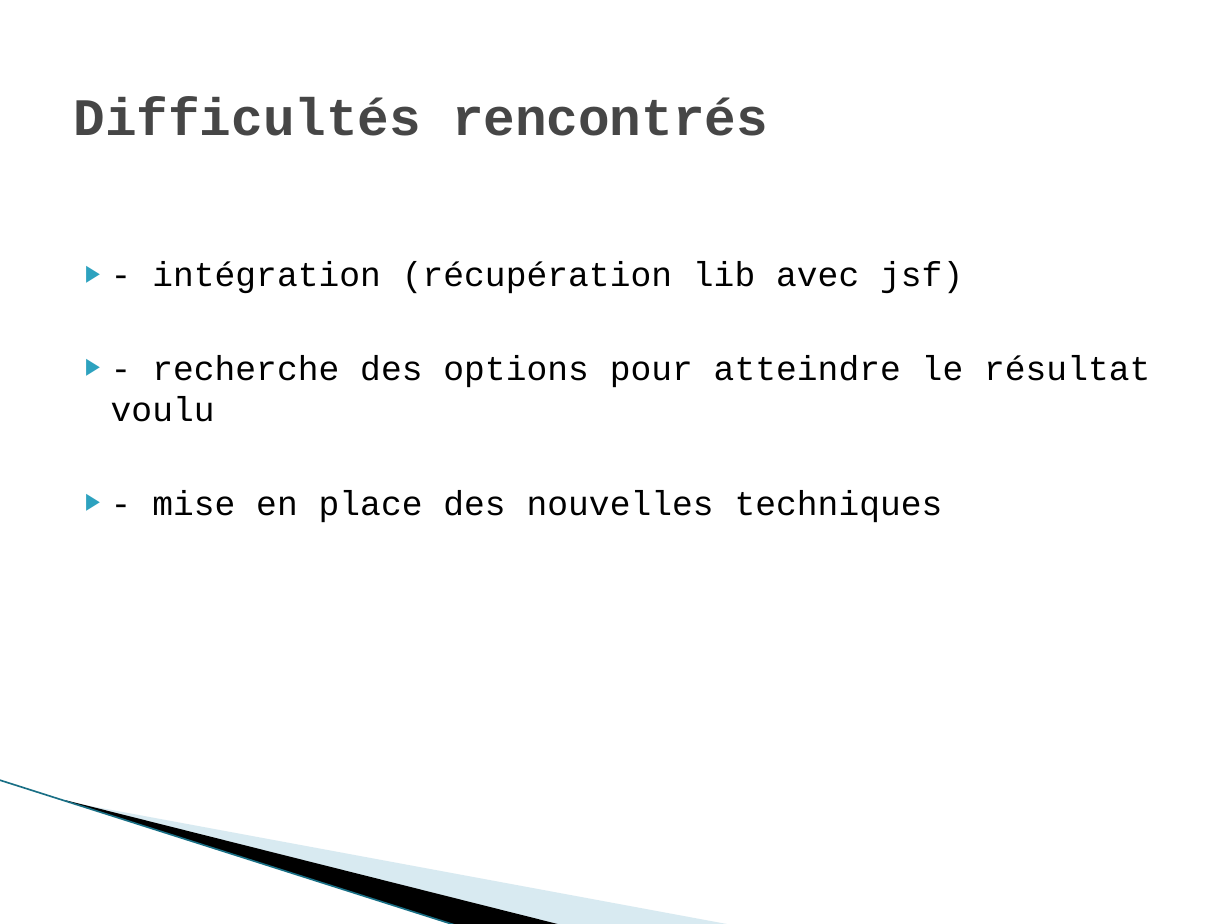
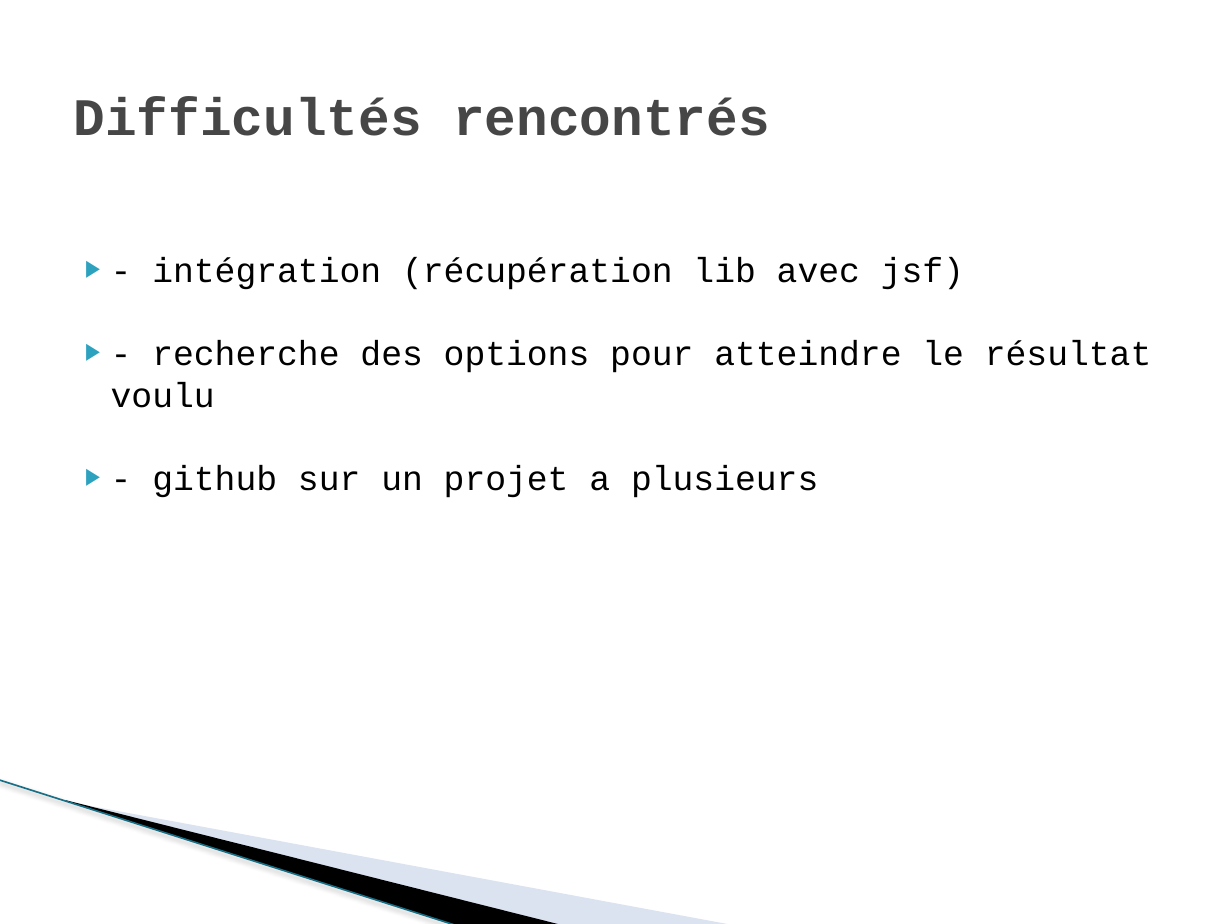
Before and after one commit to hidjic/proxi4, a slide deck: slide 8 of s_b.pptx. Drawn at 1232x924 pixels with LibreOffice and Linux fonts; fonts in the diff are those of the drawing; background and template pictures are left out. Boxes give left, top, right and bottom in pixels: in the first picture for what was removed or moved away, otherwise in the second. Text is boxed around its words. In the diff, an @@ line names an element or a change of style, - is before the commit and + after.

Commit message:
new

```diff
--- a/s_b.pptx
+++ b/s_b.pptx
@@ text at (111,257,1152,408): size 20.2 to 20.3 pt in "- intégration (récupération lib avec jsf)", "- recherche des options pour atteindre le ..."; less space between paragraphs @@
@@ text at (152,465,818,498): text changed; size 20.2 to 20.3 pt @@
-▶ - mise en place des nouvelles techniques
+▶ - github sur un projet a plusieurs
@@ line (0, 780) - (457, 924): stroke #97C5D8 0.95 pt to #196F85 0.96 pt @@
@@ freeform shape at (68,801,733,924): fill #A0CBDC at 40% opacity to #A7B9DB at 40% opacity @@
```
Also in this commit, not shown: 9 other slides changed.
